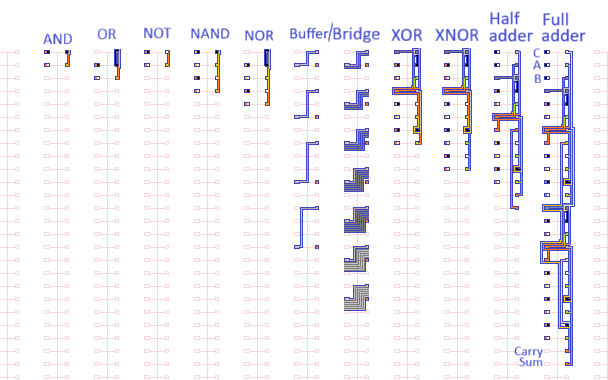
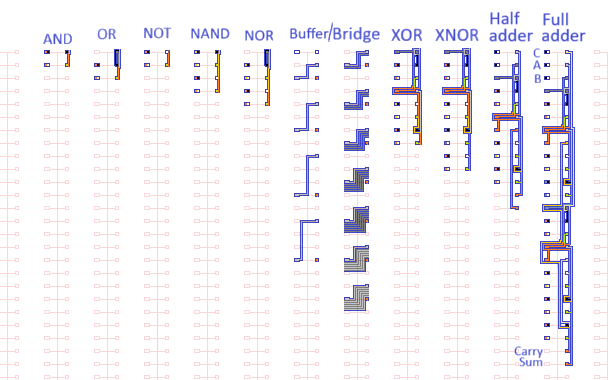
Before/after of a 608x380 layered artwork. What changed in the layer stack:
painted on "gates_minimal" over [294, 50, 319, 262]
